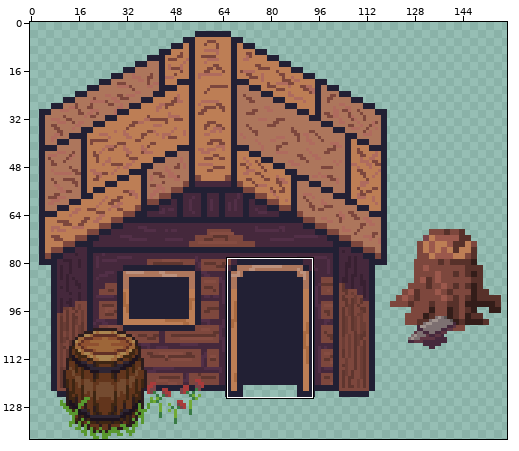
Sprite sheet -- assets/images/trader/0.png. Above, an overview of the earlier version with the close-up marked.
Close-up. Before the commit:
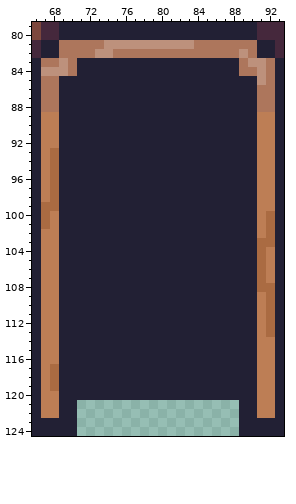
The file is 159x139 pixels. Colours within 5 levels of each other are drawn and written as one. Shown: x 66..93, y 79..124.
The same view after the edit:
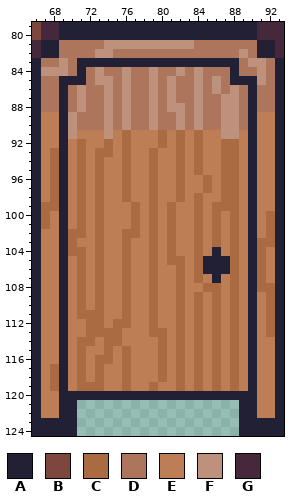
Palette (. is transparent): A #222034  B #7d473d  C #aa6b42  D #ad765c  E #bd7e55  F #bd917c  G #45283c
The exact change:
y 84: x 72..87 AAAAAAAAAAAAAAAA -> DFDDFDDFDDFDFDDD
y 85: x 72..87 AAAAAAAAAAAAAAAA -> DFFDFDDFDFDDFDFD
y 86: x 70..89 AAAAAAAAAAAAAAAAAAAA -> DFDDFDFDDFDFDDFDFDFD
y 87: x 70..89 AAAAAAAAAAAAAAAAAAAA -> DFDDFDFDDFDFDDFDDFFD
y 88: x 70..89 AAAAAAAAAAAAAAAAAAAA -> DFDDFDFDDFDFFDFDDFFD
y 89..90: x 70..89 AAAAAAAAAAAAAAAAAAAA -> FDDDFDFDDFDDFDFDDFFD
y 91: x 70..89 AAAAAAAAAAAAAAAAAAAA -> FEEEFECEEECECECEEFFE
y 92: x 70..89 AAAAAAAAAAAAAAAAAAAA -> ECEECECEEECECECEECCE
y 93: x 70..89 AAAAAAAAAAAAAAAAAAAA -> ECECCECEECEECECEECCE
y 94..95: x 70..89 AAAAAAAAAAAAAAAAAAAA -> ECECEECEECEECECEECCE
y 96..97: x 70..89 AAAAAAAAAAAAAAAAAAAA -> ECECEECEECEECEECECCE
y 98: x 70..89 AAAAAAAAAAAAAAAAAAAA -> ECECEECEECEECECEECCE
y 99: x 70..89 AAAAAAAAAAAAAAAAAAAA -> ECECEEECECECEECECCCE
y 100..101: x 70..89 AAAAAAAAAAAAAAAAAAAA -> ECECEEECECECEECECECE
y 102: x 70..89 AAAAAAAAAAAAAAAAAAAA -> CCECEECCECECEECECECE
y 103: x 70..89 AAAAAAAAAAAAAAAAAAAA -> CEECEECEECECEECECECE
y 104: x 70..85 AAAAAAAAAAAAAAAA -> CCECEECEECECEECE; x 87..89 AAA -> ECE
y 105: x 70..84 AAAAAAAAAAAAAAA -> ECECEECEECECCEC; x 88..89 AA -> CE
y 106: x 70..84 AAAAAAAAAAAAAAA -> ECECEECEECEECEC; x 88..89 AA -> CE
y 107: x 70..85 AAAAAAAAAAAAAAAA -> ECECEECEECEECECE; x 87..89 AAA -> ECE
y 108: x 70..89 AAAAAAAAAAAAAAAAAAAA -> ECECEECEECEECEECCECE
y 109..110: x 70..89 AAAAAAAAAAAAAAAAAAAA -> ECECEECEECEECECECECE
y 111: x 70..89 AAAAAAAAAAAAAAAAAAAA -> ECCCEECEECEECECECECE
y 112: x 70..89 AAAAAAAAAAAAAAAAAAAA -> EECCECCEECEECECECECE
y 113: x 70..89 AAAAAAAAAAAAAAAAAAAA -> EECCCCEEECCECECECECE
y 114: x 70..89 AAAAAAAAAAAAAAAAAAAA -> ECCECCEEEECECECECECE
y 115: x 70..89 AAAAAAAAAAAAAAAAAAAA -> ECEECECEEECECECECECE
y 116: x 70..89 AAAAAAAAAAAAAAAAAAAA -> ECECCECEEECECECECECE
y 117..118: x 70..89 AAAAAAAAAAAAAAAAAAAA -> ECECEECEEECECECECECE
y 119: x 70..89 AAAAAAAAAAAAAAAAAAAA -> ECCCEECEECEECECECECE
Where, in picture pixels (left, top, right, bottom), the same in both close-ups:
changed: (68, 67, 248, 391)
